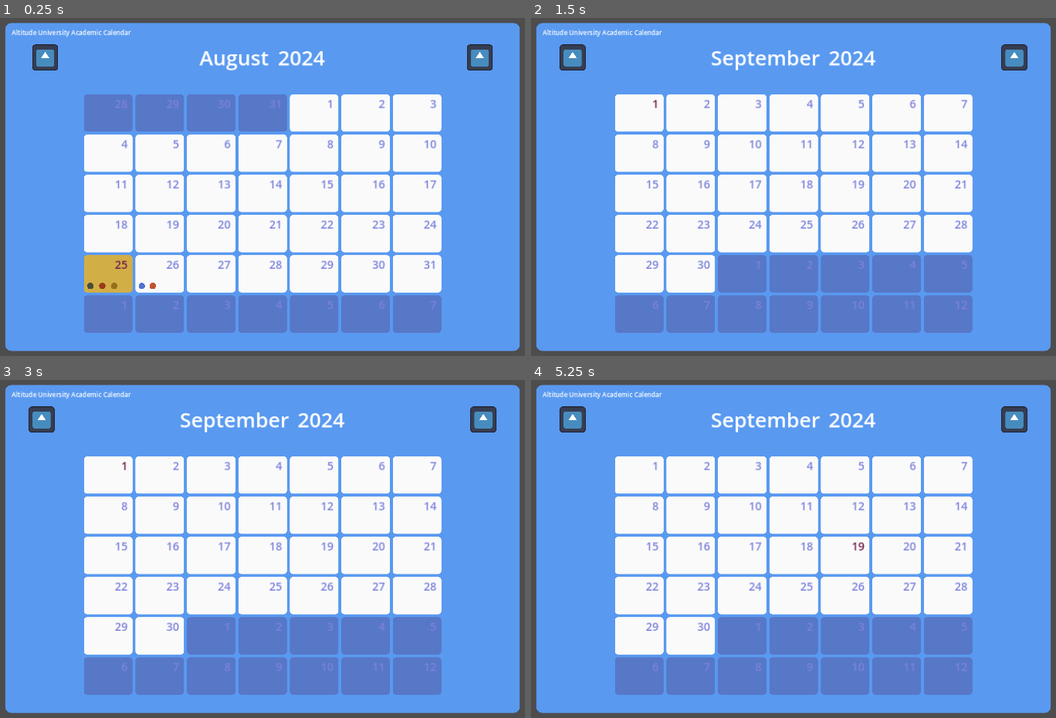
Above: before the commit, frames 1-4 (two rows, left to right).
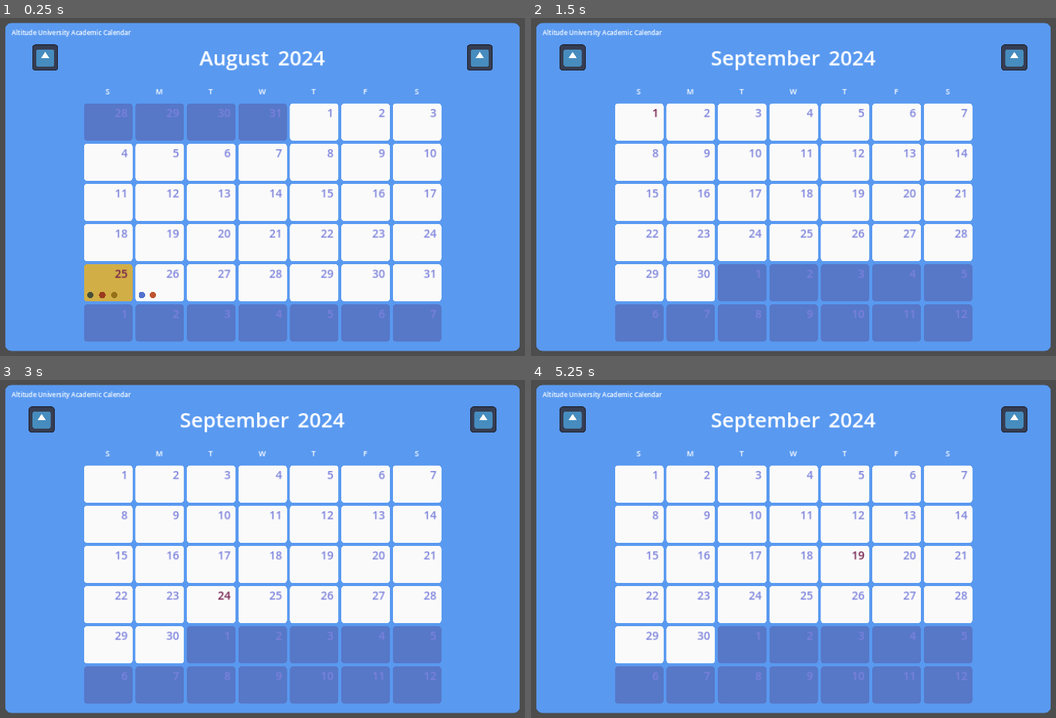
Above: after the commit, the same moments.

Repository: kyle-hessel/godot-narrative-prototype
Game: Godot game, scene res://scenes/UI/calendar_ui.tscn
Two runs of this game, one before a commit and one after it. Both use one fixed random seed, a clock stepped at 60 frames per second and the inputs below. This scene is started directly instead of the project's main scene. The engine's default icon, where the game draws it, is replaced by a stand-in: a white triangle on a blue panel in a dark square.
Inputs (mouse positions are in pixels of both pictures, inside the frame that each line leads up to):
- Up to frame 1 (0.25 s): no input
- Up to frame 2 (1.5 s): tap Enter at 0.5 s; move the mouse to (578, 58) at 0.52 s; hold D (right) 0.53-1.28 s; hold 1 (combat_action1) 0.53-1.28 s; click (578, 58) at 0.67 s; tap Space (jump) at 0.77, 1.25 s; move the mouse to (1008, 58) at 1.27 s; hold S (backward) from 1.28 s (still down); tap 2 (combat_action2) at 1.35 s; click (1008, 58) at 1.42 s
- Up to frame 3 (3 s): tap Space (jump) at 1.52, 2.75 s; tap Enter at 2 s; move the mouse to (325, 471) at 2.02 s; release S (backward) at 2.03 s; hold D (right) 2.03-2.78 s; hold 3 (combat_action3) 2.03-2.78 s; move the mouse to (231, 619) at 2.77 s; hold W (forward) from 2.78 s (still down); tap 4 (combat_action4) at 2.85 s; click (231, 619) at 2.92 s
- Up to frame 4 (5.25 s): tap Space (jump) at 3.02, 3.77, 4.25, 4.52 s; tap Enter at 3.5 s; move the mouse to (977, 599) at 3.52 s; release W (forward) at 3.53 s; hold A (left) 3.53-5.03 s; tap R (day_increment_test) at 3.6 s; move the mouse to (609, 498) at 4.27 s; click (609, 498) at 4.35 s; move the mouse to (825, 549) at 5.02 s; hold S (backward) from 5.03 s (still down); tap Shift (sprint) at 5.1 s; click (825, 549) at 5.17 s

The runs differ from the first frame. In frame 1, 13% of the frame differs, in the area x 16-85%, y 21-96%; in frame 2, 12%; in frame 3, 12%; in frame 4, 12%.

Commit message:
Added a week label row to calendar_ui.

Diff:
--- a/scenes/UI/calendar_ui.tscn
+++ b/scenes/UI/calendar_ui.tscn
@@ -84,7 +84,104 @@
 size_flags_horizontal = 6
 
 [node name="MonthTitleBufferBottom" type="Control" parent="CalendarOutsideMargin/CalendarContainer/CalendarInsideMargin/CalendarVBox"]
-custom_minimum_size = Vector2(0, 120)
+custom_minimum_size = Vector2(0, 35)
+layout_mode = 2
+
+[node name="WeekDaysHBox" type="HBoxContainer" parent="CalendarOutsideMargin/CalendarContainer/CalendarInsideMargin/CalendarVBox"]
+layout_mode = 2
+
+[node name="LeftDaysSpacer" type="Control" parent="CalendarOutsideMargin/CalendarContainer/CalendarInsideMargin/CalendarVBox/WeekDaysHBox"]
+layout_mode = 2
+size_flags_horizontal = 3
+size_flags_stretch_ratio = 3.0
+
+[node name="Sunday" type="Label" parent="CalendarOutsideMargin/CalendarContainer/CalendarInsideMargin/CalendarVBox/WeekDaysHBox"]
+layout_mode = 2
+size_flags_horizontal = 3
+theme_override_font_sizes/font_size = 24
+text = "S"
+horizontal_alignment = 1
+
+[node name="DaySpacer1" type="Control" parent="CalendarOutsideMargin/CalendarContainer/CalendarInsideMargin/CalendarVBox/WeekDaysHBox"]
+layout_mode = 2
+size_flags_horizontal = 3
+size_flags_stretch_ratio = 0.8
+
+[node name="Monday" type="Label" parent="CalendarOutsideMargin/CalendarContainer/CalendarInsideMargin/CalendarVBox/WeekDaysHBox"]
+layout_mode = 2
+size_flags_horizontal = 3
+theme_override_font_sizes/font_size = 24
+text = "M"
+horizontal_alignment = 1
+
+[node name="DaySpacer2" type="Control" parent="CalendarOutsideMargin/CalendarContainer/CalendarInsideMargin/CalendarVBox/WeekDaysHBox"]
+layout_mode = 2
+size_flags_horizontal = 3
+size_flags_stretch_ratio = 0.8
+
+[node name="Tuesday" type="Label" parent="CalendarOutsideMargin/CalendarContainer/CalendarInsideMargin/CalendarVBox/WeekDaysHBox"]
+layout_mode = 2
+size_flags_horizontal = 3
+theme_override_font_sizes/font_size = 24
+text = "T
+"
+horizontal_alignment = 1
+
+[node name="DaySpacer3" type="Control" parent="CalendarOutsideMargin/CalendarContainer/CalendarInsideMargin/CalendarVBox/WeekDaysHBox"]
+layout_mode = 2
+size_flags_horizontal = 3
+size_flags_stretch_ratio = 0.8
+
+[node name="Wednesday" type="Label" parent="CalendarOutsideMargin/CalendarContainer/CalendarInsideMargin/CalendarVBox/WeekDaysHBox"]
+layout_mode = 2
+size_flags_horizontal = 3
+theme_override_font_sizes/font_size = 24
+text = "W"
+horizontal_alignment = 1
+
+[node name="DaySpacer4" type="Control" parent="CalendarOutsideMargin/CalendarContainer/CalendarInsideMargin/CalendarVBox/WeekDaysHBox"]
+layout_mode = 2
+size_flags_horizontal = 3
+size_flags_stretch_ratio = 0.8
+
+[node name="Thursday" type="Label" parent="CalendarOutsideMargin/CalendarContainer/CalendarInsideMargin/CalendarVBox/WeekDaysHBox"]
+layout_mode = 2
+size_flags_horizontal = 3
+theme_override_font_sizes/font_size = 24
+text = "T"
+horizontal_alignment = 1
+
+[node name="DaySpacer5" type="Control" parent="CalendarOutsideMargin/CalendarContainer/CalendarInsideMargin/CalendarVBox/WeekDaysHBox"]
+layout_mode = 2
+size_flags_horizontal = 3
+size_flags_stretch_ratio = 0.8
+
+[node name="Friday" type="Label" parent="CalendarOutsideMargin/CalendarContainer/CalendarInsideMargin/CalendarVBox/WeekDaysHBox"]
+layout_mode = 2
+size_flags_horizontal = 3
+theme_override_font_sizes/font_size = 24
+text = "F"
+horizontal_alignment = 1
+
+[node name="DaySpacer6" type="Control" parent="CalendarOutsideMargin/CalendarContainer/CalendarInsideMargin/CalendarVBox/WeekDaysHBox"]
+layout_mode = 2
+size_flags_horizontal = 3
+size_flags_stretch_ratio = 0.8
+
+[node name="Saturday" type="Label" parent="CalendarOutsideMargin/CalendarContainer/CalendarInsideMargin/CalendarVBox/WeekDaysHBox"]
+layout_mode = 2
+size_flags_horizontal = 3
+theme_override_font_sizes/font_size = 24
+text = "S"
+horizontal_alignment = 1
+
+[node name="RightDaysSpacer" type="Control" parent="CalendarOutsideMargin/CalendarContainer/CalendarInsideMargin/CalendarVBox/WeekDaysHBox"]
+layout_mode = 2
+size_flags_horizontal = 3
+size_flags_stretch_ratio = 3.0
+
+[node name="WeekRowBuffer" type="Control" parent="CalendarOutsideMargin/CalendarContainer/CalendarInsideMargin/CalendarVBox"]
+custom_minimum_size = Vector2(0, 70)
 layout_mode = 2
 
 [node name="DaysGrid" type="GridContainer" parent="CalendarOutsideMargin/CalendarContainer/CalendarInsideMargin/CalendarVBox"]
